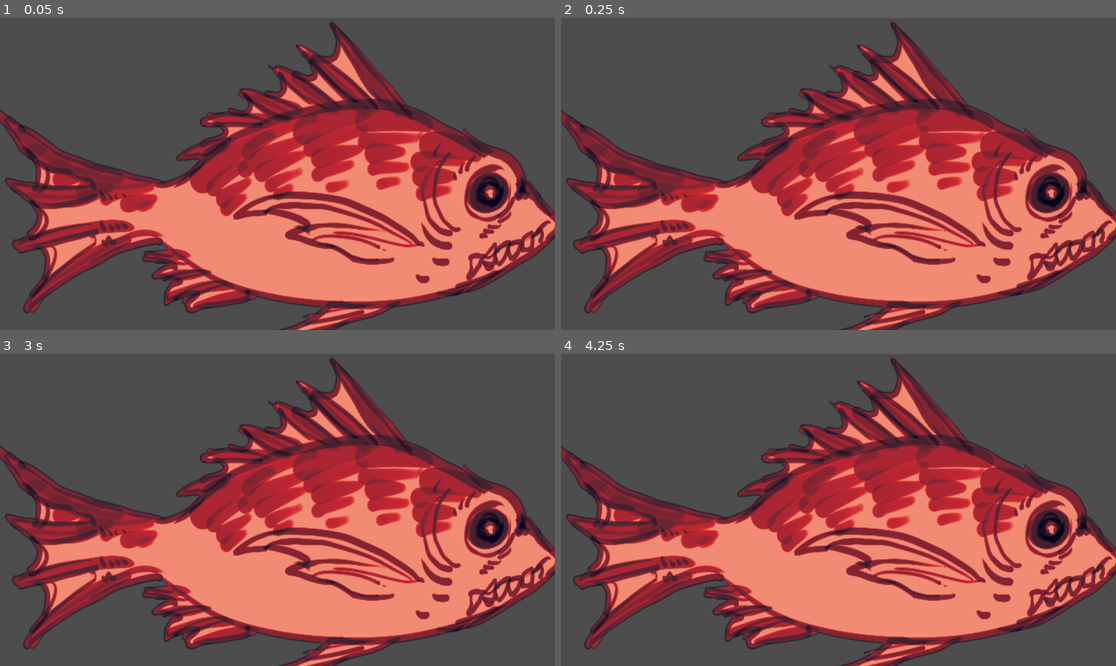
Above: before the commit, frames 1-4 (two rows, left to right).
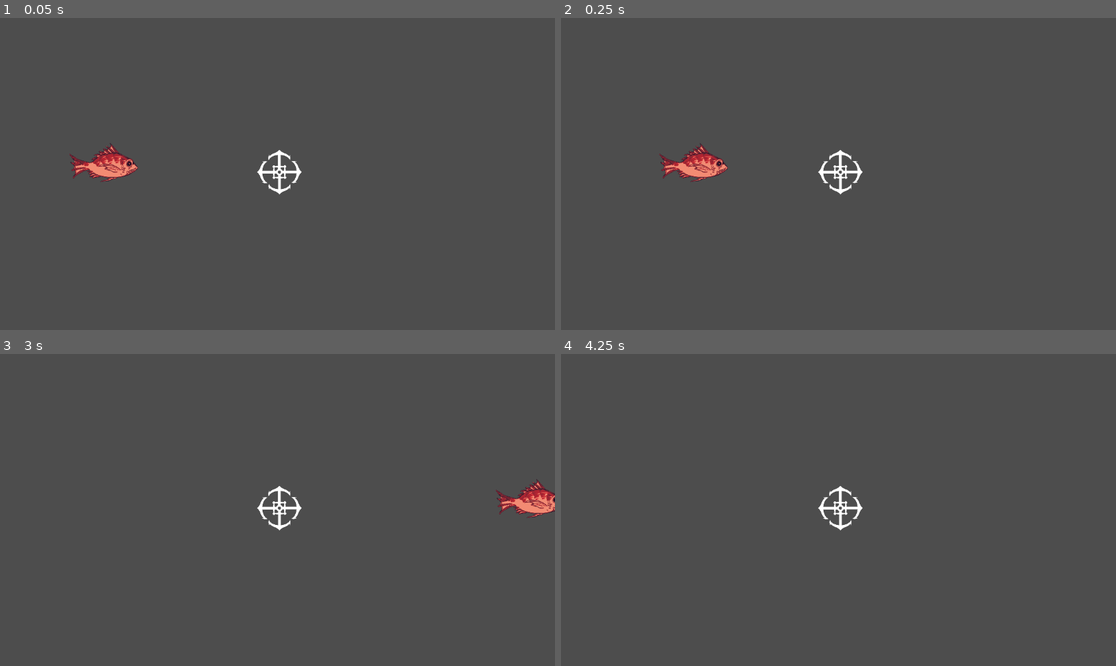
Above: after the commit, the same moments.

Repository: n5n6n7n8/gamedev-winter-2026
Game: Godot game, scene res://scenes/main_scene.tscn
The game is run twice, just before and just after one commit, with the same random seed, the same clock (stepped at 60 frames per second) and the same inputs. Before the commit the project has no main scene; this scene is started directly in both runs.
Inputs:
- Up to frame 1 (0.05 s): no input
- Up to frame 2 (0.25 s): no input
- Up to frame 3 (3 s): tap Space (Shoot, bound only after the commit) every 0.75 s from 0.6 to 2.85 s
- Up to frame 4 (4.25 s): tap Space (Shoot, bound only after the commit) at 3.6 s

The runs differ from the first frame. In frame 1, 52% of the frame differs, in the area x 0-100%, y 1-100%; in frame 2, 52%; in frame 3, 52%; in frame 4, 51%.

Commit message:
Unfinished demo
just to save progress

Diff:
--- /dev/null
+++ b/wet-corp/Scripts/FishMovement.gd
@@ -0,0 +1,12 @@
+extends CharacterBody2D
+
+@export var speed = 5
+# Called when the node enters the scene tree for the first time.
+func _ready() -> void:
+	pass # Replace with function body.
+
+
+# Called every frame. 'delta' is the elapsed time since the previous frame.
+func _process(delta: float) -> void:
+	position.x += speed
+	return
--- a/wet-corp/project.godot
+++ b/wet-corp/project.godot
@@ -11,5 +11,15 @@
 [application]
 
 config/name="Wet Corp"
+run/main_scene="uid://c1foamfkt20o7"
 config/features=PackedStringArray("4.5", "Forward Plus")
 config/icon="res://icon.svg"
+
+[input]
+
+Shoot={
+"deadzone": 0.2,
+"events": [Object(InputEventKey,"resource_local_to_scene":false,"resource_name":"","device":0,"window_id":0,"alt_pressed":false,"shift_pressed":false,"ctrl_pressed":false,"meta_pressed":false,"pressed":false,"keycode":0,"physical_keycode":32,"key_label":0,"unicode":0,"location":0,"echo":false,"script":null)
+, Object(InputEventMouseButton,"resource_local_to_scene":false,"resource_name":"","device":-1,"window_id":0,"alt_pressed":false,"shift_pressed":false,"ctrl_pressed":false,"meta_pressed":false,"button_mask":0,"position":Vector2(0, 0),"global_position":Vector2(0, 0),"factor":1.0,"button_index":1,"canceled":false,"pressed":false,"double_click":false,"script":null)
+]
+}
--- /dev/null
+++ b/wet-corp/scenes/PlayerActions.gd
@@ -0,0 +1,14 @@
+extends Area2D
+
+
+# Called when the node enters the scene tree for the first time.
+func _ready() -> void:
+	pass # Replace with function body.
+
+# Called every frame. 'delta' is the elapsed time since the previous frame.
+func _process(delta: float) -> void:
+	if(Input.is_action_just_pressed("Shoot")):
+		print(has_overlapping_areas())
+		print("shot")
+		for fish in get_overlapping_areas():
+			fish.free()
--- a/wet-corp/scenes/main_scene.tscn
+++ b/wet-corp/scenes/main_scene.tscn
@@ -1,12 +1,36 @@
-[gd_scene load_steps=2 format=3 uid="uid://c1foamfkt20o7"]
+[gd_scene load_steps=7 format=3 uid="uid://c1foamfkt20o7"]
 
+[ext_resource type="Script" uid="uid://bldhab82p0mam" path="res://Scripts/FishMovement.gd" id="1_7ykc4"]
+[ext_resource type="Script" uid="uid://bg5b8fnoe13h3" path="res://scenes/PlayerActions.gd" id="1_pu3yx"]
 [ext_resource type="Texture2D" uid="uid://dcxmriugoxei3" path="res://assets/redsnapper.png" id="1_w2twt"]
+[ext_resource type="Texture2D" uid="uid://blqy2nhfha8vo" path="res://assets/anchor_crosshair_light.png" id="2_pw63i"]
+
+[sub_resource type="RectangleShape2D" id="RectangleShape2D_pw63i"]
+size = Vector2(93, 92.5)
+
+[sub_resource type="RectangleShape2D" id="RectangleShape2D_7ykc4"]
+size = Vector2(141.5, 80)
 
 [node name="MainScene" type="Node2D"]
 
-[node name="Area2D" type="Area2D" parent="."]
+[node name="Crosshair" type="Area2D" parent="."]
+position = Vector2(580, 320)
+script = ExtResource("1_pu3yx")
 
-[node name="Sprite2D" type="Sprite2D" parent="Area2D"]
-position = Vector2(577, 340)
-scale = Vector2(1.43952, 1.6513168)
+[node name="Sprite2D" type="Sprite2D" parent="Crosshair"]
+scale = Vector2(0.3, 0.3)
+texture = ExtResource("2_pw63i")
+
+[node name="CollisionShape2D" type="CollisionShape2D" parent="Crosshair"]
+shape = SubResource("RectangleShape2D_pw63i")
+
+[node name="Fish" type="CharacterBody2D" parent="."]
+position = Vector2(200, 300)
+script = ExtResource("1_7ykc4")
+
+[node name="Sprite2D" type="Sprite2D" parent="Fish"]
+scale = Vector2(0.175, 0.2)
 texture = ExtResource("1_w2twt")
+
+[node name="CollisionShape2D" type="CollisionShape2D" parent="Fish"]
+shape = SubResource("RectangleShape2D_7ykc4")
Not shown, added: wet-corp/Scripts/FishMovement.gd.uid
Binary file added: wet-corp/assets/anchor_crosshair_light.png
Not shown, added: wet-corp/assets/anchor_crosshair_light.png.import
Not shown, added: wet-corp/scenes/PlayerActions.gd.uid
Not shown, added: .DS_Store
Not shown, added: wet-corp/.DS_Store
